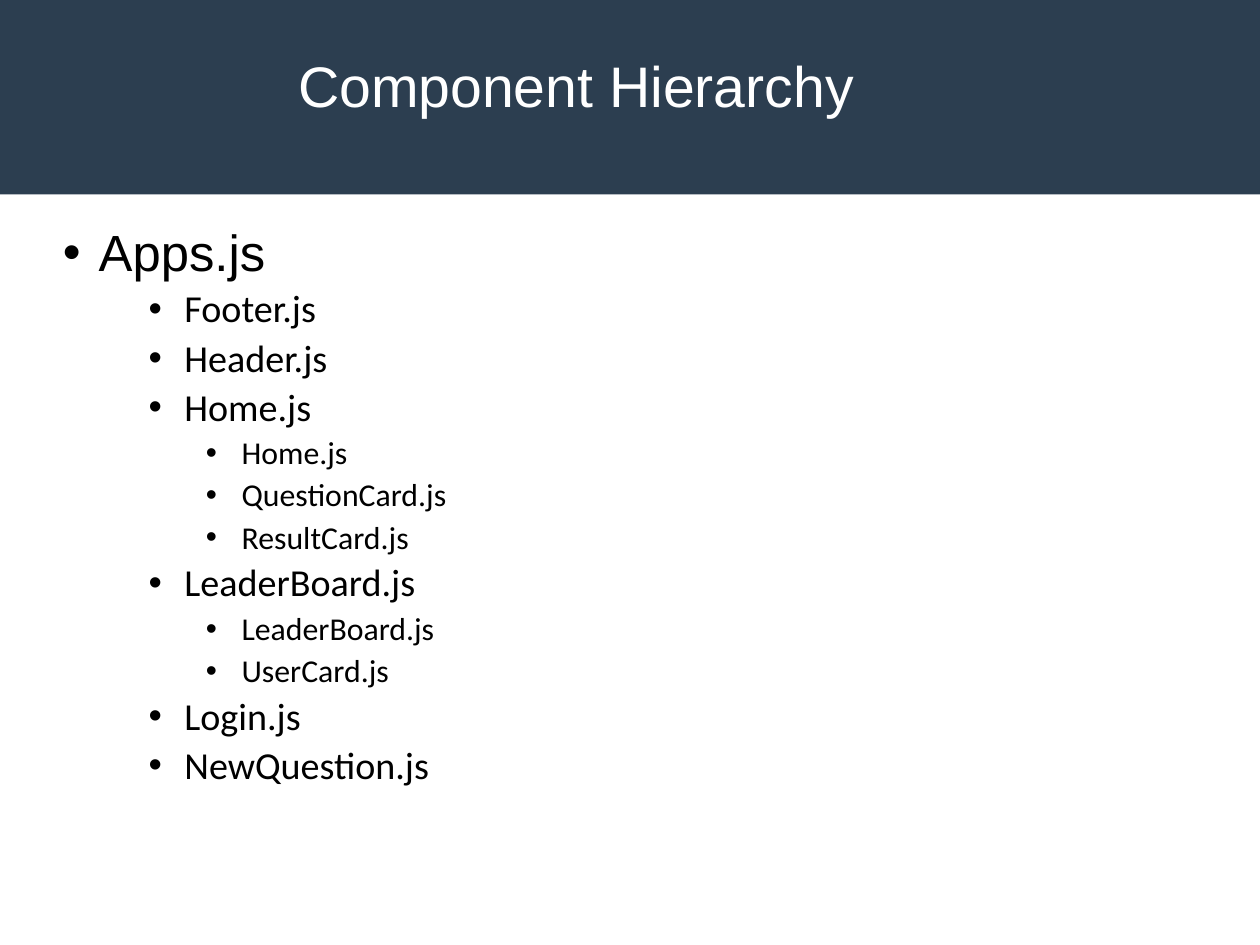
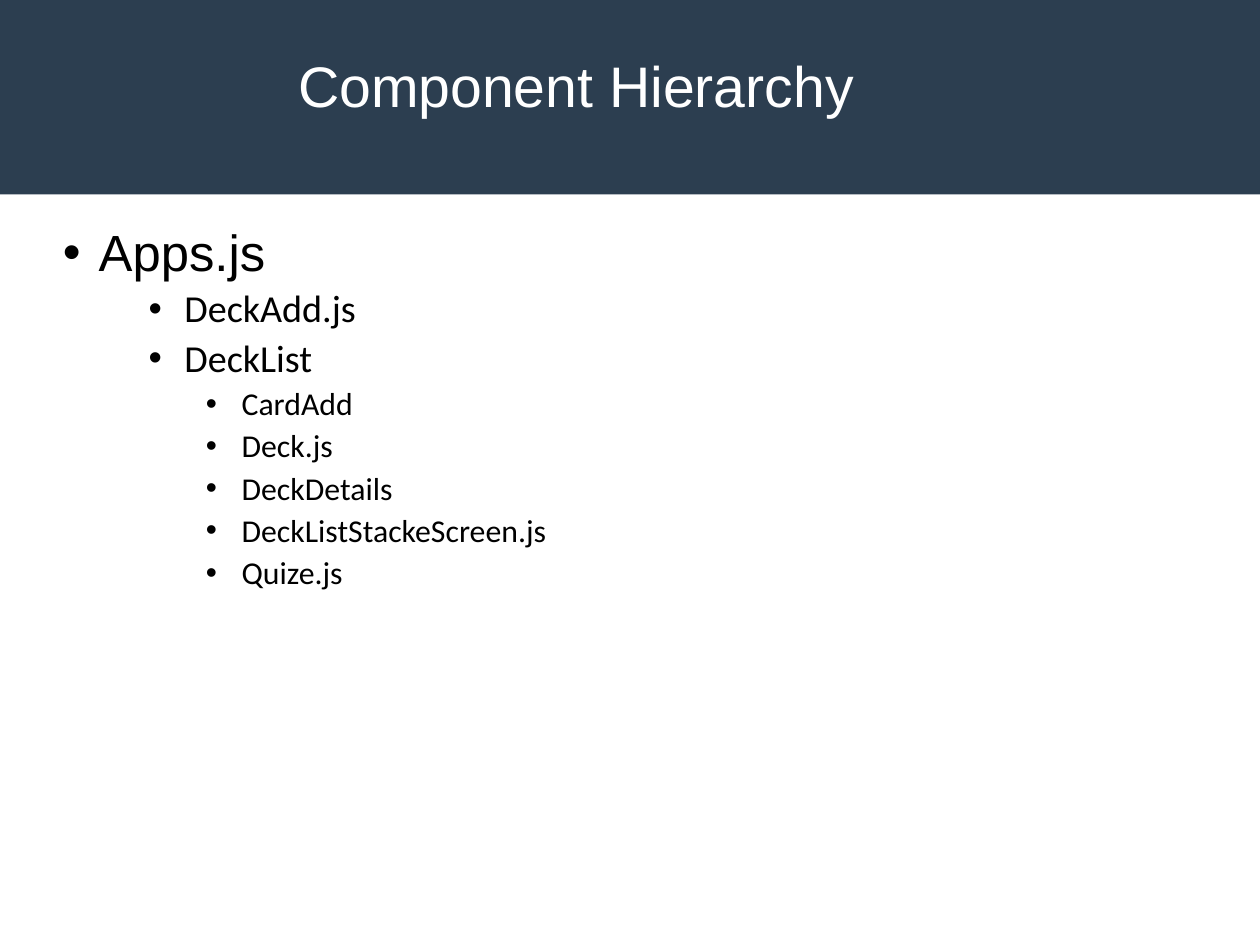
Before and after one commit to gwillig/flashcard, a slide deck: slide 4 of design_architecture.pptx. Drawn at 1260x945 pixels with LibreOffice and Linux fonts; fonts in the diff are those of the drawing. Boxes give left, top, right and bottom in pixels: in the first picture for what was removed or moved away, otherwise in the second. Text is boxed around its words. In the diff, an @@ line names an element or a change of style, - is before the commit and + after.

```diff
--- a/design_architecture.pptx
+++ b/design_architecture.pptx
@@ text at (x1=184, y1=295, x2=546, y2=590): text changed; size 24 to 20 pt @@
-  • Footer.js
-  • Header.js
-  • Home.js
-    • Home.js
-    • QuestionCard.js
-    • ResultCard.js
-  • LeaderBoard.js
-    • LeaderBoard.js
-    • UserCard.js
-  • Login.js
-  • NewQuestion.js
+  • DeckAdd.js
+  • DeckList
+    • CardAdd
+    • Deck.js
+    • DeckDetails
+    • DeckListStackeScreen.js
+    • Quize.js
```
Also in this commit, not shown: 1 other slide changed, 1 slide added, 4 slides removed, 16 other files.
